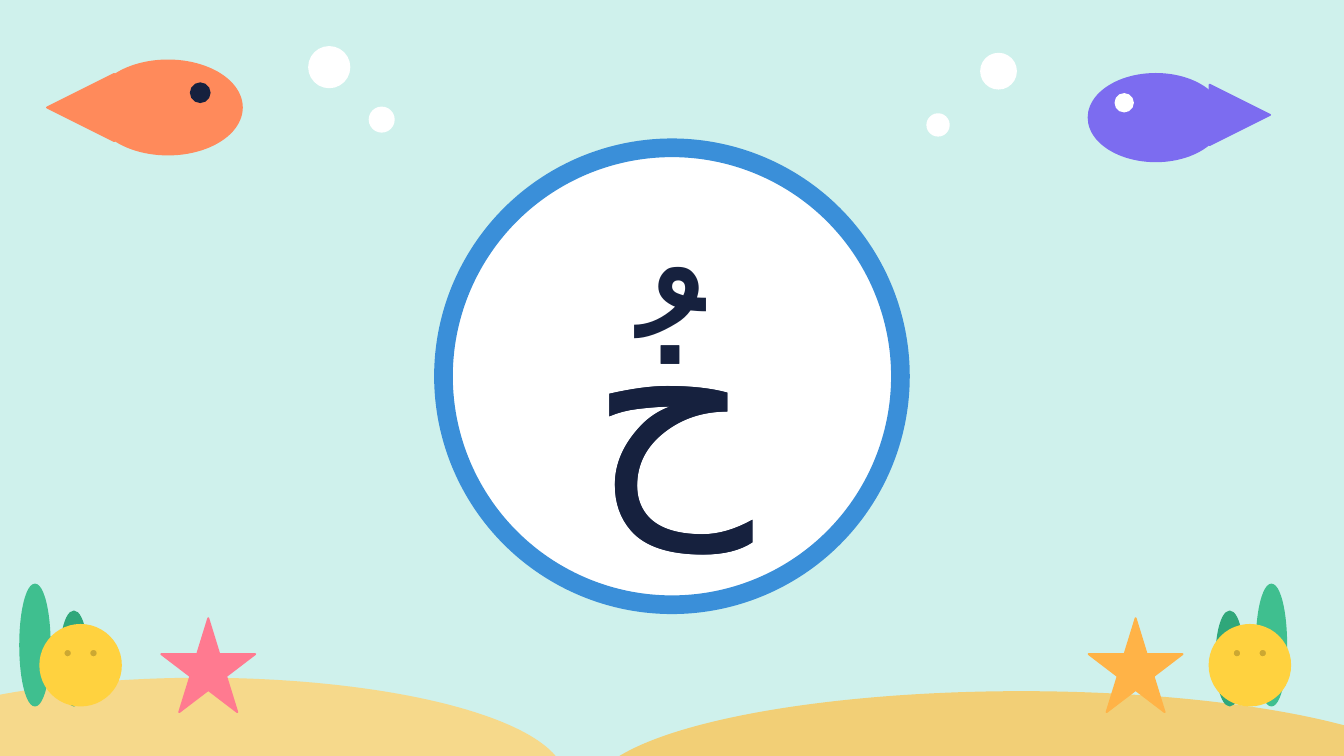
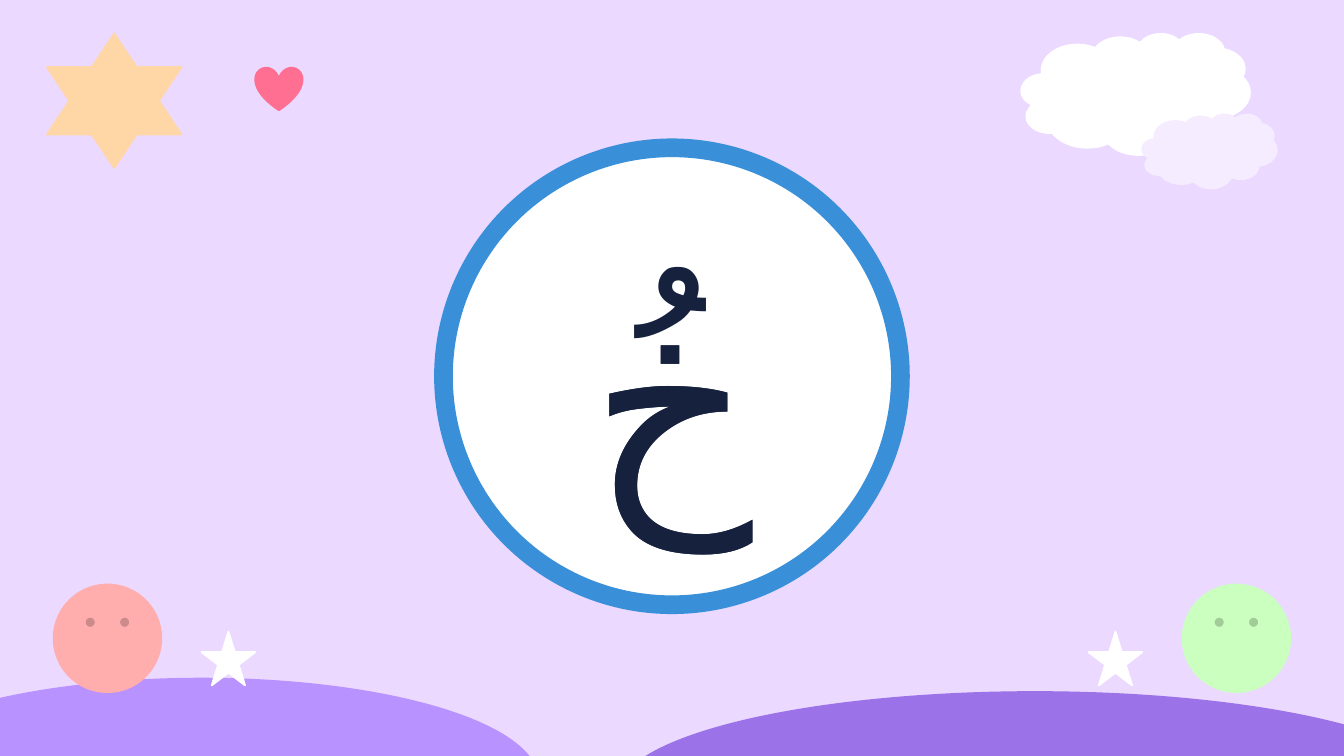
Before and after one commit to Sawaf11/-, a slide deck: slide 45 of all-letters-dammah/04-jeem-ha-kha.pptx (slide 17 before the commit). Drawn at 1344x756 pixels with LibreOffice and Linux fonts; fonts in the diff are those of the drawing. Boxes give left, top, right and bottom in pixels: in the first picture for what was removed or moved away, otherwise in the second. Text is boxed around its words. In the diff, an @@ line names an element or a change of style, - is before the commit and + after.

```diff
--- a/all-letters-dammah/04-jeem-ha-kha.pptx
+++ b/all-letters-dammah/04-jeem-ha-kha.pptx
@@ background #CFF1EC to #EBD9FF @@
@@ star added at box(47, 34, 181, 168), fill #FFD6A5, outline #FFD6A5 1 pt @@
@@ ellipse removed at box(309, 47, 349, 87) @@
@@ ellipse removed at box(981, 54, 1016, 89) @@
@@ cloud added at box(1021, 34, 1250, 155), fill #FFFFFF, outline #FFFFFF 1 pt @@
@@ triangle removed at box(47, 74, 114, 141) @@
@@ ellipse removed at box(94, 60, 242, 155) @@
@@ ellipse removed at box(191, 83, 210, 102) @@
@@ heart added at box(255, 67, 302, 110), fill #FF6F91, outline #FF6F91 1 pt @@
@@ ellipse removed at box(1089, 74, 1223, 161) @@
@@ triangle removed at box(1210, 85, 1270, 145) @@
@@ ellipse removed at box(370, 108, 394, 132) @@
@@ ellipse removed at box(927, 114, 949, 136) @@
@@ ellipse removed at box(1116, 94, 1133, 112) @@
@@ cloud added at box(1142, 114, 1277, 188), fill #F6ECFF, outline #F6ECFF 1 pt @@
@@ ellipse removed at box(20, 585, 50, 706) @@
@@ smiley face: place and size @@
-smiley face at box(40, 625, 121, 706)
+smiley face at box(54, 585, 161, 692)
@@ smiley face at box(54, 585, 161, 692): fill #FFD23F to #FFADAD; outline #FFD23F 1 pt to #FFADAD 1 pt @@
@@ smiley face: place and size @@
-smiley face at box(1210, 625, 1290, 706)
+smiley face at box(1183, 585, 1290, 692)
@@ smiley face at box(1183, 585, 1290, 692): fill #FFD23F to #CAFFBF; outline #FFD23F 1 pt to #CAFFBF 1 pt @@
@@ ellipse removed at box(1257, 585, 1286, 706) @@
@@ ellipse removed at box(60, 612, 87, 706) @@
@@ ellipse removed at box(1216, 612, 1243, 706) @@
@@ star: place and size @@
-star at box(161, 618, 255, 712)
+star at box(202, 632, 255, 685)
@@ star at box(202, 632, 255, 685): fill #FF7A90 to #FFFFFF; outline #FF7A90 1 pt to #FFFFFF 1 pt @@
@@ star: place and size @@
-star at box(1089, 618, 1183, 712)
+star at box(1089, 632, 1142, 685)
@@ star at box(1089, 632, 1142, 685): fill #FFB347 to #FFFFFF; outline #FFB347 1 pt to #FFFFFF 1 pt @@
@@ ellipse: place and size @@
-ellipse at box(0, 679, 564, 756)
+ellipse at box(0, 679, 538, 756)
@@ ellipse at box(0, 679, 538, 756): fill #F6D98B to #B892FF; outline #F6D98B 1 pt to #B892FF 1 pt @@
@@ ellipse: place and size @@
-ellipse at box(591, 692, 1344, 756)
+ellipse at box(618, 692, 1344, 756)
@@ ellipse at box(618, 692, 1344, 756): fill #F2CF76 to #9B72E8; outline #F2CF76 1 pt to #9B72E8 1 pt @@
```
Also in this commit, not shown: 41 other slides changed, 24 slides added, 3 slides removed, 17 other files.
